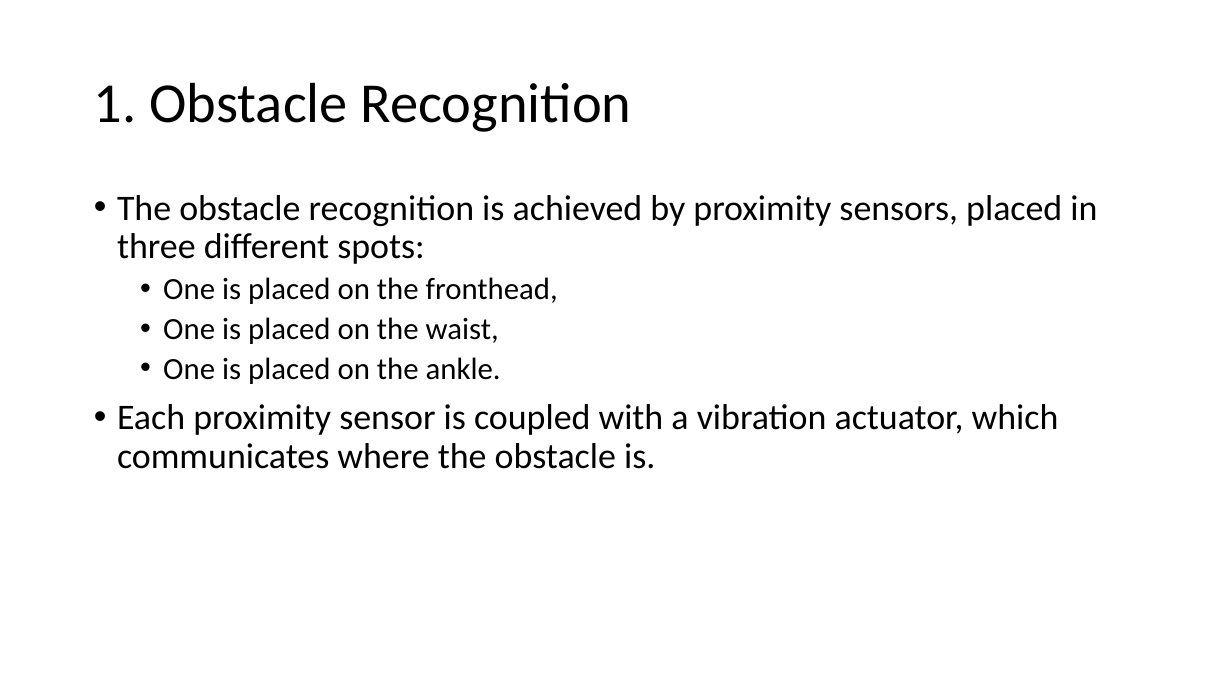
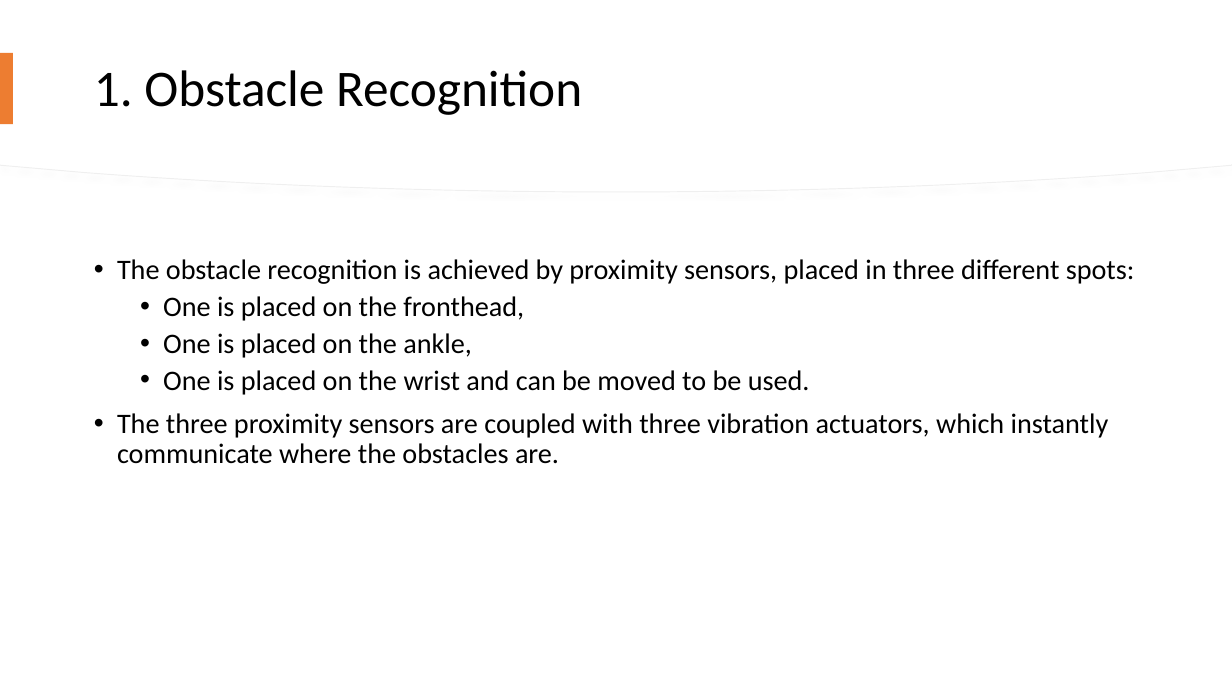
Before and after one commit to TheSmetz/Blinduino, a slide deck: slide 3 of Blinduino.pptx. Drawn at 1232x693 pixels with LibreOffice and Linux fonts; fonts in the diff are those of the drawing. Boxes give left, top, right and bottom in pixels: in the first picture for what was removed or moved away, otherwise in the second. Text is boxed around its words. In the diff, an @@ line names an element or a change of style, - is before the commit and + after.

```diff
--- a/Blinduino.pptx
+++ b/Blinduino.pptx
@@ freeform shape added at [0,0,1232,192], fill #FFFFFF, outline #EFEFEF 0.75 pt @@
@@ freeform shape added at [0,0,1232,191], fill #FFFFFF @@
@@ title "1. Obstacle Recognition": place and size @@
-title "1. Obstacle Recognition" at [94,82,632,132]
+title "1. Obstacle Recognition" at [94,70,582,115]
@@ title "1. Obstacle Recognition" at [94,70,582,115]: size 44 to 40 pt @@
@@ rectangle added at [0,53,13,124], fill #ED7D31 @@
@@ text "The obstacle recognition is achieved ...": place and size @@
-text "The obstacle recognition is achieved ..." at [117,195,1097,469]
+text "The obstacle recognition is achieved ..." at [117,259,1135,464]
@@ text at [117,259,1135,321]: size 28 to 22 pt in "The obstacle recognition is achieved by proximity ..."; size 24 to 22 pt in "One is placed on the fronthead," @@
@@ text at [117,333,1109,464]: text changed; size 28 to 22 pt @@
-  • One is placed on the waist,
-  • One is placed on the ankle.
-• Each proximity sensor is coupled with a vibration actuator, which communicates where the obstacle is.
+  • One is placed on the ankle,
+  • One is placed on the wrist and can be moved to be used.
+• The three proximity sensors are coupled with three vibration actuators, which instantly communicate where the obstacles are.
```
Also in this commit, not shown: 5 other slides changed, 3 slides added, 3 slides removed.
